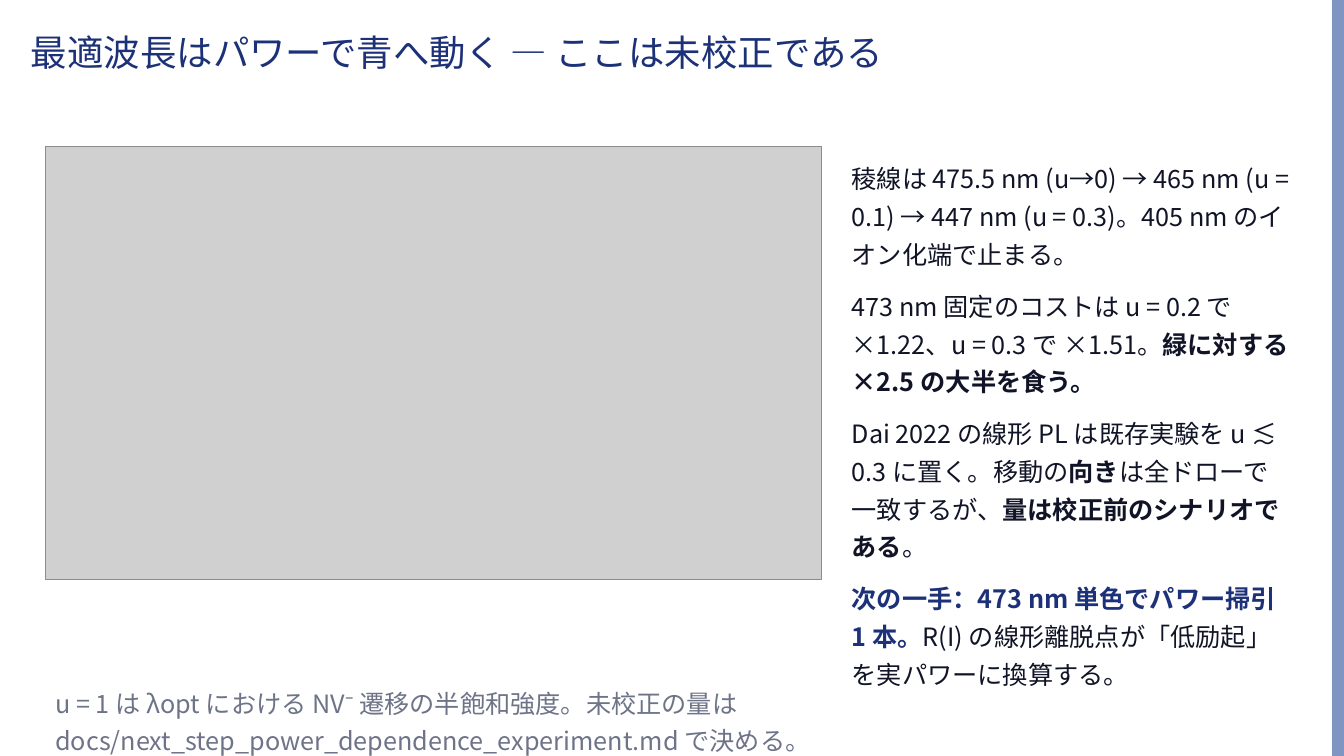
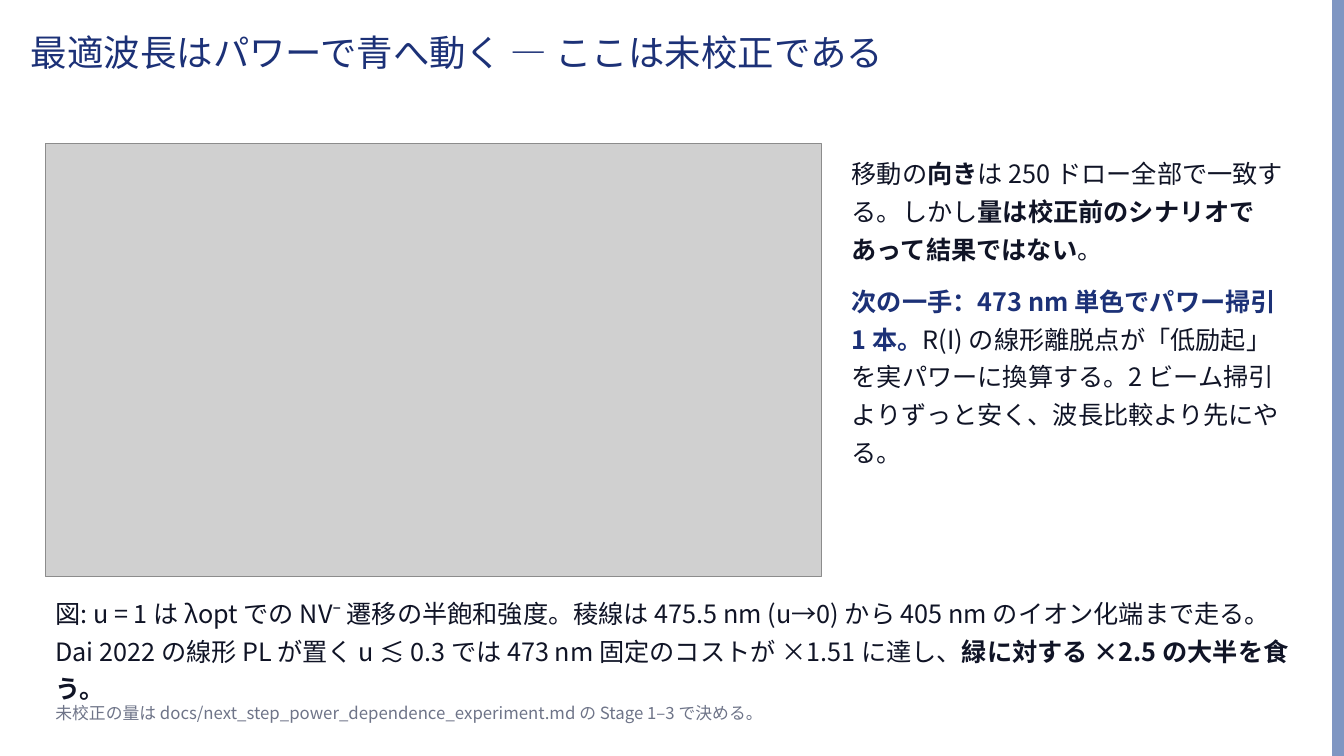
Before and after one commit to Risei412/ultra-high-pressure-ODMR, a slide deck: slide 8 of slides/odmr_473nm_talk.pptx. Drawn at 1344x756 pixels with LibreOffice and Linux fonts; fonts in the diff are those of the drawing; grey boxes stand for pictures; background and template pictures are left out. Boxes give left, top, right and bottom in pixels: in the first picture for what was removed or moved away, otherwise in the second. Text is boxed around its words. In the diff, an @@ line names an element or a change of style, - is before the commit and + after.

```diff
--- a/slides/odmr_473nm_talk.pptx
+++ b/slides/odmr_473nm_talk.pptx
@@ text at (852,161,1283,464): text changed @@
-稜線は 475.5 nm (u→0) → 465 nm (u = 0.1) → 447 nm (u = 0.3)。405 nm のイオン化端で止まる。
-473 nm 固定のコストは u = 0.2 で ×1.22、u = 0.3 で ×1.51。緑に対する ×2.5 の大半を食う。
-Dai 2022 の線形 PL は既存実験を u ≲ 0.3 に置く。移動の向きは全ドローで一致するが、量は校正前のシナリオである。
-次の一手：473 nm 単色でパワー掃引 1 本。R(I) の線形離脱点が「低励起」を実パワーに換算する。
+移動の向きは 250 ドロー全部で一致する。しかし量は校正前のシナリオであって結果ではない。
+次の一手：473 nm 単色でパワー掃引 1 本。R(I) の線形離脱点が「低励起」を実パワーに換算する。2 ビーム掃引よりずっと安く、波長比較より先にやる。
@@ text added at (55,601,1288,700), 18 pt, text #101426 @@
+図: u = 1 は λopt での NV⁻ 遷移の半飽和強度。稜線は 475.5 nm (u→0) から 405 nm のイオン化端まで走る。Dai 2022 の線形 PL が置く u ≲ 0.3 では 473 nm 固定のコストが ×1.51 に達し、緑に対する ×2.5 の大半を食う。
@@ text at (55,705,763,723): text changed; size 18 to 12 pt @@
-u = 1 は λopt における NV⁻ 遷移の半飽和強度。未校正の量は docs/next_step_power_dependence_experiment.md で決める。
+未校正の量は docs/next_step_power_dependence_experiment.md の Stage 1–3 で決める。
```
Also in this commit, not shown: 6 other slides changed, 2 other files.
